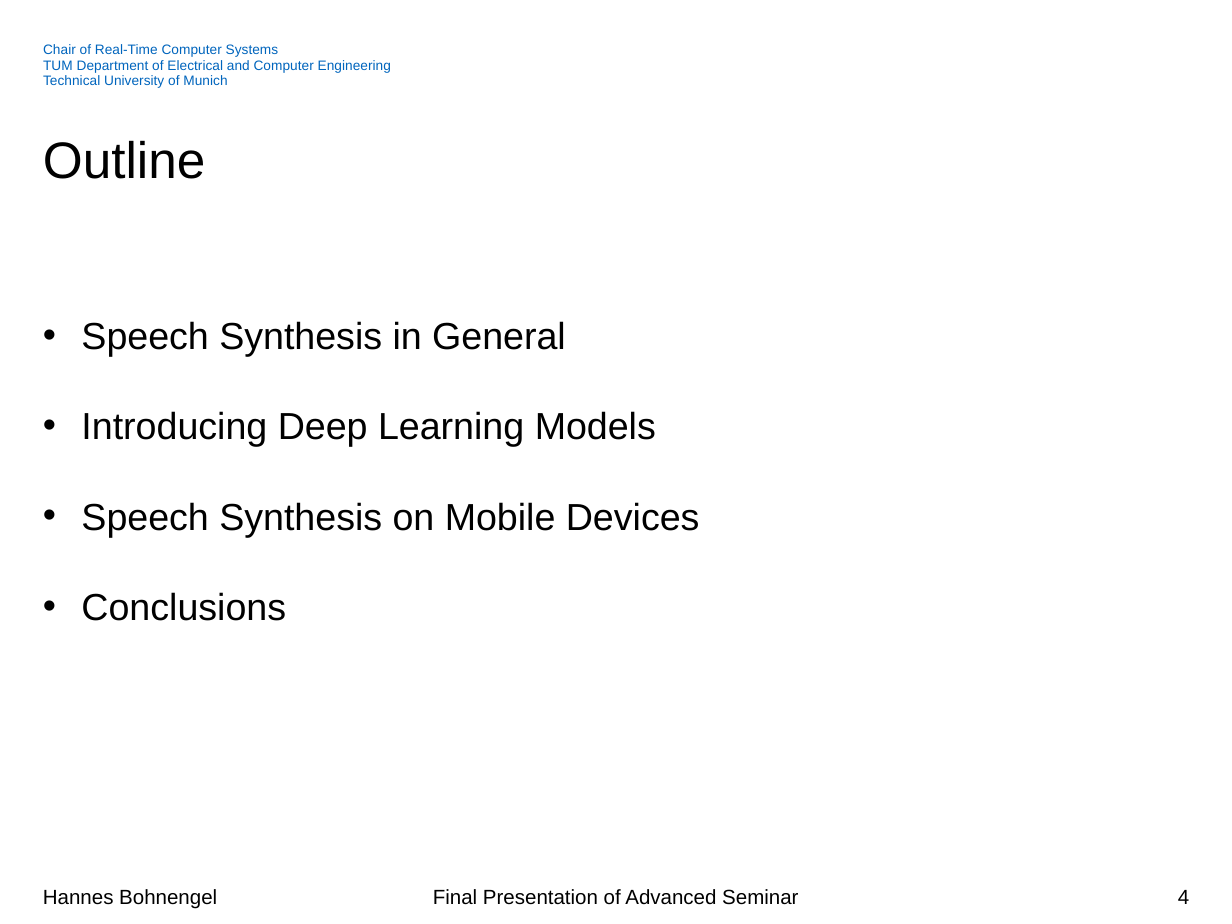
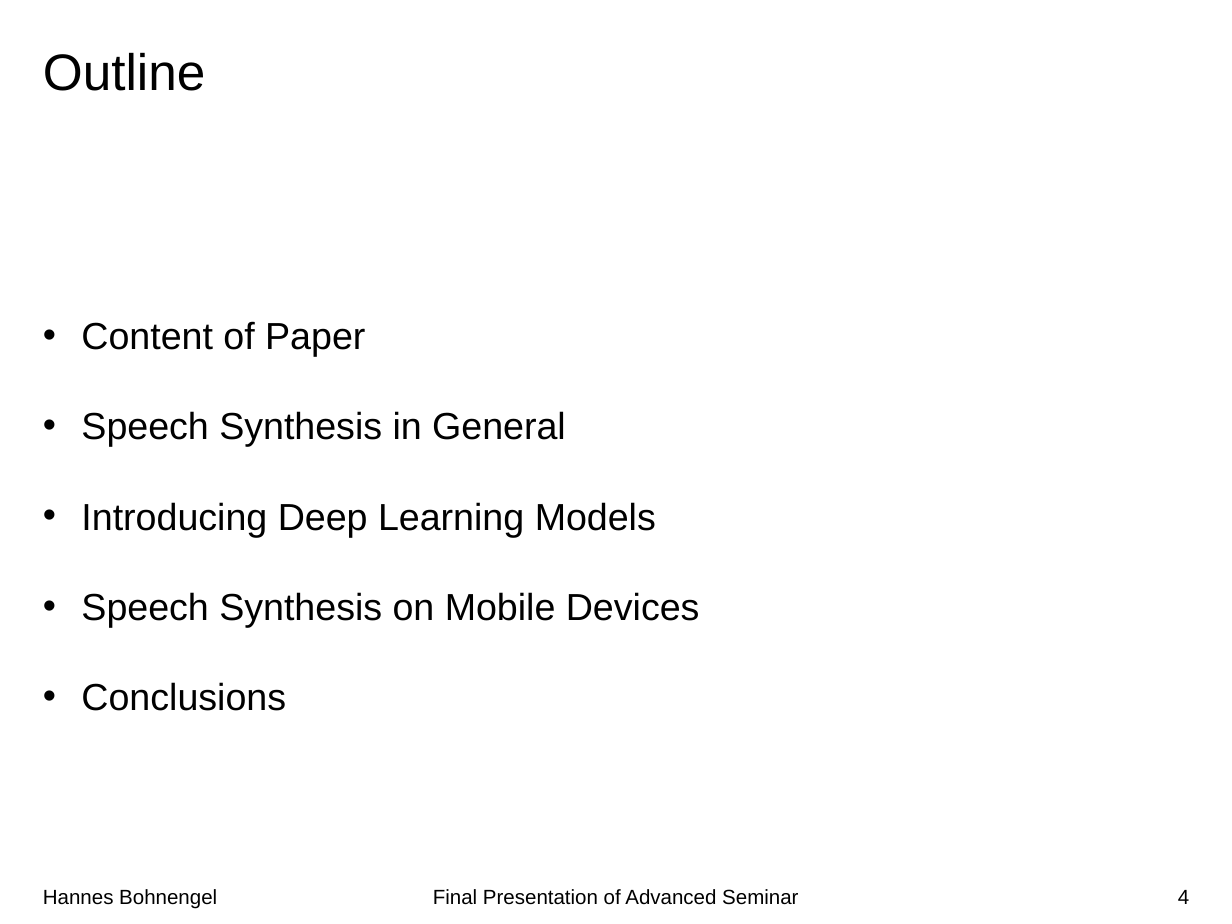
Before and after one commit to hannesb0/deeplearning, a slide deck: slide 4 of pres/Final_Presentation_V02.pptx. Drawn at 1232x924 pixels with LibreOffice and Linux fonts; fonts in the diff are those of the drawing; background and template pictures are left out. Boxes give left, top, right and bottom in pixels: in the first picture for what was removed or moved away, otherwise in the second. Text is boxed around its words. In the diff, an @@ line names an element or a change of style, - is before the commit and + after.

```diff
--- a/pres/Final_Presentation_V02.pptx
+++ b/pres/Final_Presentation_V02.pptx
@@ title "Outline": place and size @@
-title "Outline" at bbox=[43, 140, 205, 179]
+title "Outline" at bbox=[43, 52, 205, 91]
@@ text removed at bbox=[43, 44, 391, 88] @@
-Chair of Real-Time Computer Systems
-TUM Department of Electrical and Computer Engineering
-Technical University of Munich
@@ text at bbox=[81, 321, 365, 356]: paragraph added @@
+• Content of Paper
```
Also in this commit, not shown: 22 other slides changed, 1 slide added, 6 other files.
